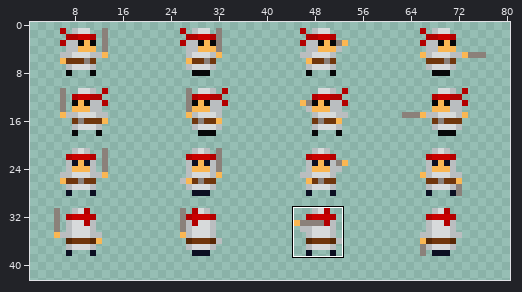
Two states of a sprite sheet, Client/Assets/characters/characters_8x8.png. Above: a wide view before the commit, with the close-up outlined.
Close-up. Before the commit:
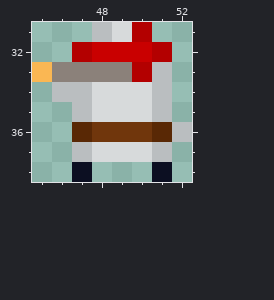
The file is 260x260 pixels. Shown: x 45..52, y 31..38. The wide view leaves out empty margins. The commit also changed other parts of the picture, which this record leaves out.
And afterwards:
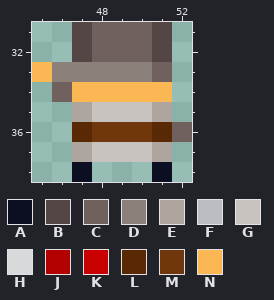
Palette (. is transparent): A #0c0f22  B #554646  C #70605e  D #8b817a  E #aea59f  F #babec0  G #c9c3bf  H #d7dadb  J #b30000  K #c90000  L #592805  M #70360c  N #fab753
Difference:
Changed rows in their new state; - is an unchanged pixel.
first column x 46:
31 -BCCCB-
32 -BCCCB-
33 ----DC-
34 CNNNNN-
35 -EGGGE-
36 ------C
37 -EGGGE-
